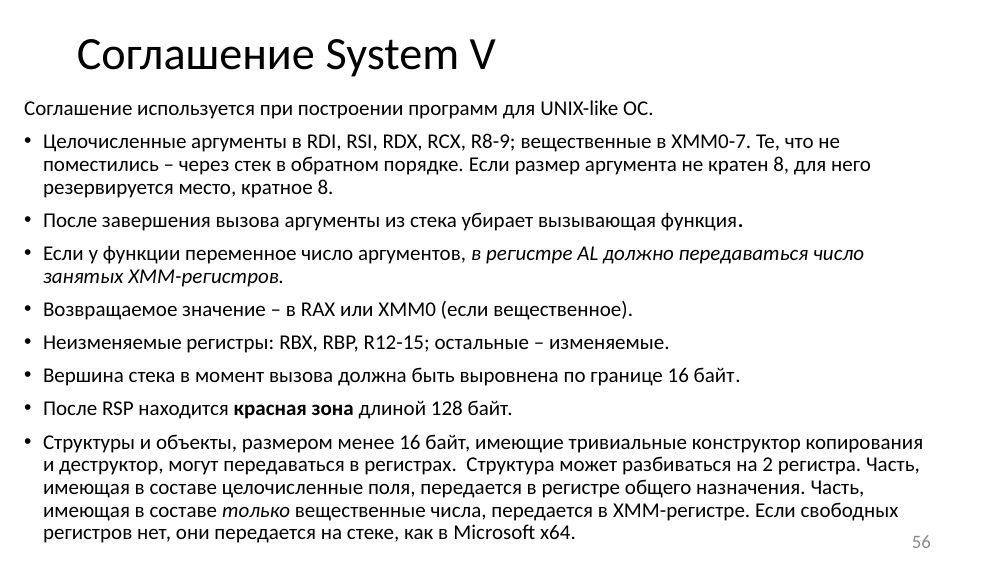
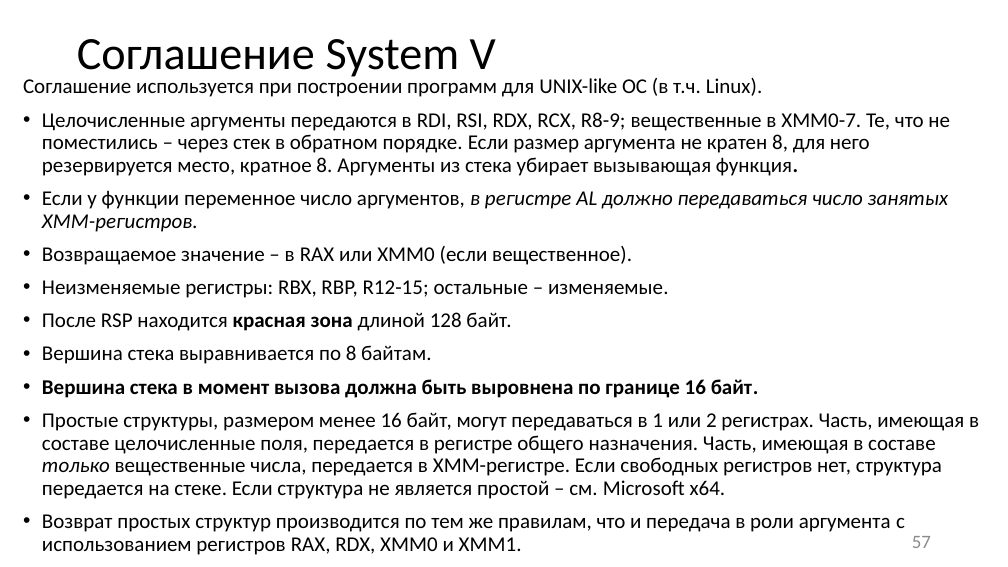
Before and after one commit to itsecd/low-level-programming, a slide deck: slide 57 of Lectures/3.Calling_conventions/Lecture3.pptx (slide 56 before the commit). Drawn at 1008x567 pixels with LibreOffice and Linux fonts; fonts in the diff are those of the drawing. Boxes give left, top, right and bottom in pixels: in the first picture for what was removed or moved away, otherwise in the second. Text is boxed around its words. In the diff, an @@ line names an element or a change of style, - is before the commit and + after.

Commit message:
[~] Lecture3 [+] Lab3

```diff
--- a/Lectures/3.Calling_conventions/Lecture3.pptx
+++ b/Lectures/3.Calling_conventions/Lecture3.pptx
@@ text "Соглашение используется при построении программ ...": place and size @@
-text "Соглашение используется при построении программ ..." at bbox=[24, 100, 924, 543]
+text "Соглашение используется при построении программ ..." at bbox=[23, 76, 979, 555]
@@ text at bbox=[23, 76, 950, 176]: text changed @@
-Соглашение используется при построении программ для UNIX-like ОС.
-• Целочисленные аргументы в RDI, RSI, RDX, RCX, R8-9; вещественные в XMM0-7. Те, что не поместились – через стек в обратном порядке. Если размер аргумента не кратен 8, для него резервируется место, кратное 8.
-• После завершения вызова аргументы из стека убирает вызывающая функция.
+Соглашение используется при построении программ для UNIX-like ОС (в т.ч. Linux).
+• Целочисленные аргументы передаются в RDI, RSI, RDX, RCX, R8-9; вещественные в XMM0-7. Те, что не поместились – через стек в обратном порядке. Если размер аргумента не кратен 8, для него резервируется место, кратное 8. Аргументы из стека убирает вызывающая функция.
@@ text at bbox=[42, 312, 511, 364]: paragraphs added @@
+• После RSP находится красная зона длиной 128 байт.
+• Вершина стека выравнивается по 8 байтам.
@@ text at bbox=[42, 379, 759, 398]: bold on in "Вершина стека в момент вызова должна быть ..." @@
@@ text at bbox=[42, 412, 979, 555]: text changed @@
-• После RSP находится красная зона длиной 128 байт.
-• Структуры и объекты, размером менее 16 байт, имеющие тривиальные конструктор копирования и деструктор, могут передаваться в регистрах. Структура может разбиваться на 2 регистра. Часть, имеющая в составе целочисленные поля, передается в регистре общего назначения. Часть, имеющая в составе только вещественные числа, передается в XMM-регистре. Если свободных регистров нет, они передается на стеке, как в Microsoft x64.
+• Простые структуры, размером менее 16 байт, могут передаваться в 1 или 2 регистрах. Часть, имеющая в составе целочисленные поля, передается в регистре общего назначения. Часть, имеющая в составе только вещественные числа, передается в XMM-регистре. Если свободных регистров нет, структура передается на стеке. Если структура не является простой – см. Microsoft x64.
+• Возврат простых структур производится по тем же правилам, что и передача в роли аргумента с использованием регистров RAX, RDX, XMM0 и XMM1.
@@ page number at bbox=[912, 536, 931, 548]: text changed @@
-56
+57
```
Also in this commit, not shown: 17 other slides changed, 1 slide added, 9 other files.
